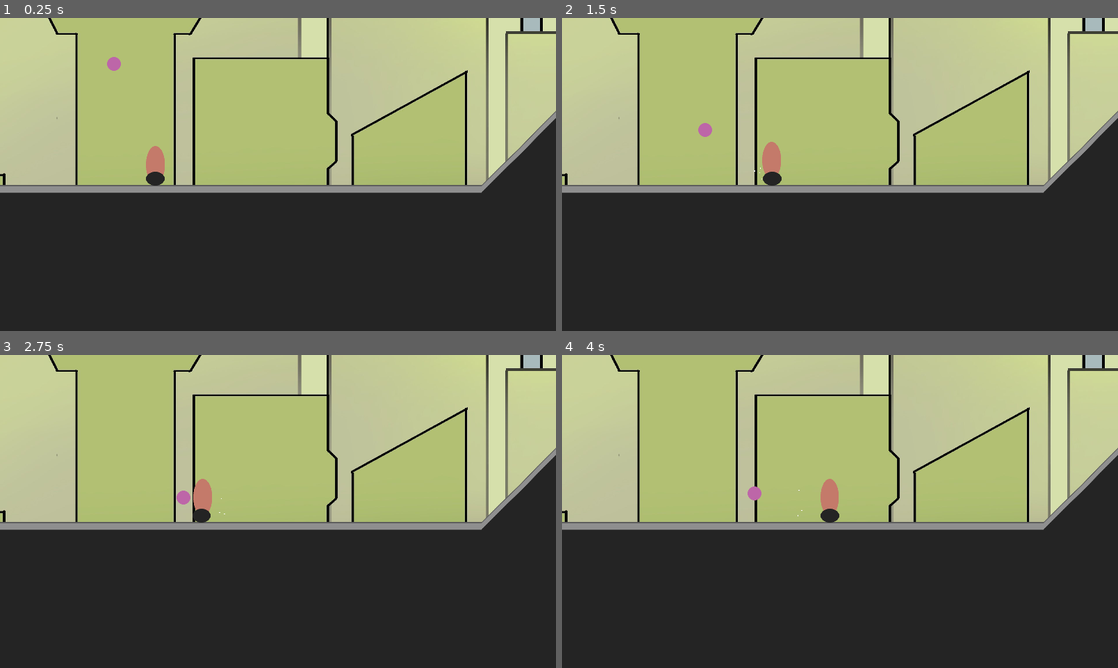
Above: before the commit, frames 1-4 (two rows, left to right).
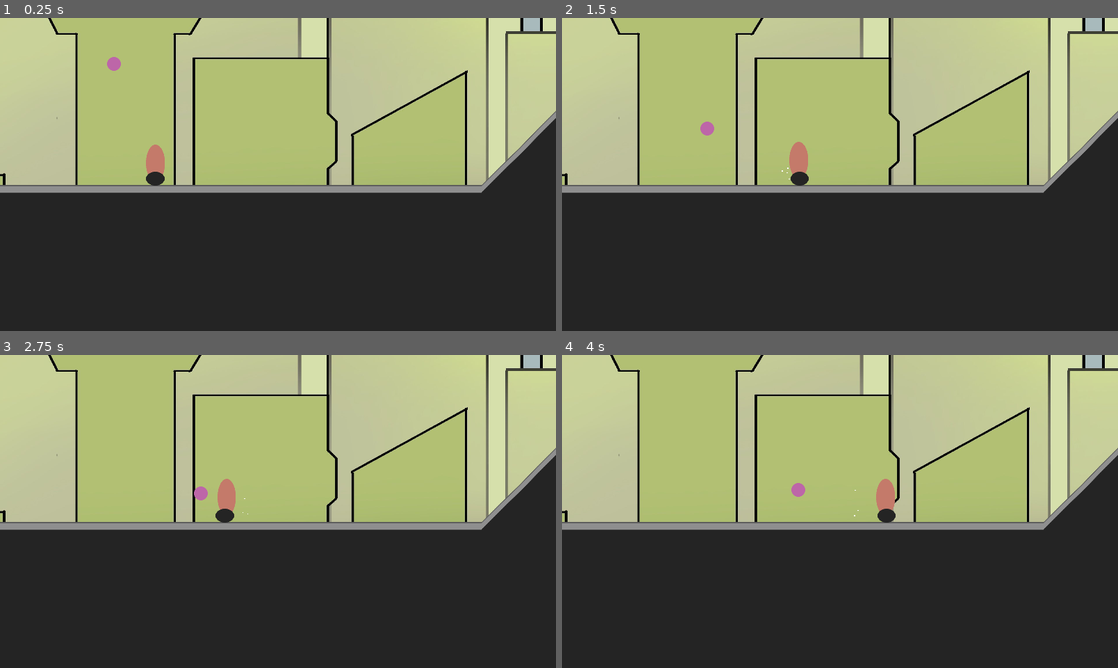
Above: after the commit, the same moments.

Repository: PhoenixEdward/buddy-up-team-23
Game: Godot game, scene res://scene/level/Test.tscn
The game is run twice, just before and just after one commit, with the same random seed, the same clock (stepped at 60 frames per second) and the same inputs.
Inputs:
- Up to frame 1 (0.25 s): no input
- Up to frame 2 (1.5 s): tap Enter (ui_accept) at 0.5, 0.77 s; hold Right (ui_right) from 0.53 s (still down)
- Up to frame 3 (2.75 s): tap Enter (ui_accept) at 1.52 s; release Right (ui_right) at 2.03 s; hold Left (ui_left) from 2.03 s (still down)
- Up to frame 4 (4 s): release Left (ui_left) at 2.78 s; hold Right (ui_right) from 2.78 s (still down); tap Enter (ui_accept) at 3.02, 3.77 s

The runs differ from the first frame. In frame 1, less than 0.1% of the frame differs, in the area x 26-30%, y 40-51%; in frame 2, 0.8%; in frame 3, 0.9%; in frame 4, 1.0%, in the area x 33-60%, y 39-54%.

Commit message:
basic collection system

Diff:
--- /dev/null
+++ b/asset/dialogue/first_key.tres
@@ -0,0 +1,10 @@
+[gd_resource type="Resource" load_steps=2 format=2]
+
+[ext_resource path="res://script/ui/dialogue_box/dialogue_path.gd" type="Script" id=1]
+
+[resource]
+script = ExtResource( 1 )
+is_choice = false
+speakers = [ 1, 0 ]
+speech = [ "Ohhhh a key", "Don't spend it all in one place" ]
+next_paths = [  ]
--- a/project.godot
+++ b/project.godot
@@ -18,6 +18,11 @@
 "class": "Character",
 "language": "GDScript",
 "path": "res://script/character/character.gd"
+}, {
+"base": "AnimationArea",
+"class": "Collectable",
+"language": "GDScript",
+"path": "res://scene/level/collectable.gd"
 }, {
 "base": "Character",
 "class": "Companion",
@@ -62,6 +67,7 @@
 _global_script_class_icons={
 "AnimationArea": "",
 "Character": "",
+"Collectable": "",
 "Companion": "",
 "DialogueBox": "",
 "DialoguePath": "",
@@ -83,6 +89,7 @@
 
 DialogueManager="*res://script/autoload/dialogue_manager.gd"
 GameState="*res://script/autoload/game_state.gd"
+EventManager="*res://script/autoload/event_manager.gd"
 
 [display]
 
--- a/scene/character/player/Player.tscn
+++ b/scene/character/player/Player.tscn
@@ -16,6 +16,7 @@
 
 [node name="Player" type="Node2D" groups=["player"]]
 script = ExtResource( 1 )
+_speed = 300.0
 
 [node name="DialogueLayer" type="CanvasLayer" parent="."]
 
--- /dev/null
+++ b/scene/collectable/Collectable.tscn
@@ -0,0 +1,17 @@
+[gd_scene load_steps=4 format=2]
+
+[ext_resource path="res://scene/level/collectable.gd" type="Script" id=1]
+[ext_resource path="res://asset/visual/sprite/collectable/collectable.png" type="Texture" id=2]
+
+[sub_resource type="CapsuleShape2D" id=1]
+radius = 13.0
+height = 30.0
+
+[node name="Collectable" type="Area2D"]
+script = ExtResource( 1 )
+
+[node name="Sprite" type="Sprite" parent="."]
+texture = ExtResource( 2 )
+
+[node name="CollisionShape2D" type="CollisionShape2D" parent="."]
+shape = SubResource( 1 )
--- a/scene/level/Test.tscn
+++ b/scene/level/Test.tscn
@@ -1,24 +1,53 @@
-[gd_scene load_steps=5 format=2]
+[gd_scene load_steps=8 format=2]
 
 [ext_resource path="res://scene/level/Level.tscn" type="PackedScene" id=1]
 [ext_resource path="res://script/animation/animation_area.gd" type="Script" id=2]
 [ext_resource path="res://asset/dialogue/test_dialogue.tres" type="Resource" id=3]
+[ext_resource path="res://scene/collectable/Collectable.tscn" type="PackedScene" id=4]
+[ext_resource path="res://asset/dialogue/first_key.tres" type="Resource" id=5]
+
+[sub_resource type="Animation" id=2]
+resource_name = "Key1"
+length = 0.01
+tracks/0/type = "method"
+tracks/0/path = NodePath("..")
+tracks/0/interp = 1
+tracks/0/loop_wrap = true
+tracks/0/imported = false
+tracks/0/enabled = true
+tracks/0/keys = {
+"times": PoolRealArray( 0 ),
+"transitions": PoolRealArray( 1 ),
+"values": [ {
+"args": [ 1 ],
+"method": "play_dialogue"
+} ]
+}
 
 [sub_resource type="RectangleShape2D" id=1]
 extents = Vector2( 81, 99.5 )
 
 [node name="Level" instance=ExtResource( 1 )]
-dialogue_paths = [ ExtResource( 3 ) ]
+dialogue_paths = [ ExtResource( 3 ), ExtResource( 5 ) ]
 
 [node name="TileMap" parent="." index="1"]
 tile_data = PoolIntArray( 327709, 0, 65537, 327710, 0, 2, 327711, 0, 2, 327712, 0, 2, 327713, 0, 2, 327714, 0, 2, 32771 …(16087 unchanged characters)…
 
-[node name="Area2D2" type="Area2D" parent="." index="6"]
+[node name="AnimationPlayer" parent="." index="2"]
+anims/Key1 = SubResource( 2 )
+
+[node name="AnimationArea" type="Area2D" parent="." index="6"]
 position = Vector2( 1555, 463 )
 script = ExtResource( 2 )
 animation_name = "Pan1"
 animation_player_path = NodePath("../AnimationPlayer")
+make_thin = true
 
-[node name="CollisionShape2D" type="CollisionShape2D" parent="Area2D2" index="0"]
+[node name="CollisionShape2D" type="CollisionShape2D" parent="AnimationArea" index="0"]
 position = Vector2( 0, 25.5 )
 shape = SubResource( 1 )
+
+[node name="Collectable" parent="." index="7" instance=ExtResource( 4 )]
+position = Vector2( 2427, 287 )
+animation_name = "Key1"
+animation_player_path = NodePath("../AnimationPlayer")
--- /dev/null
+++ b/scene/level/collectable.gd
@@ -0,0 +1,9 @@
+class_name Collectable
+extends AnimationArea
+
+
+func _on_body_entered(body : Node) -> void:
+	if animation_name != "":
+		._on_body_entered(body)
+	EventManager.emit_signal("item_collected")
+	queue_free()
--- a/script/animation/animation_area.gd
+++ b/script/animation/animation_area.gd
@@ -14,7 +14,9 @@
 	connect("body_entered", self, "_on_body_entered")
 	connect('body_exited', self, "_on_body_exited")
 	_animation_player = get_node(animation_player_path)
-	$CollisionShape2D.shape.extents.x = 0
+	if make_thin and $CollisionShape2D.shape is RectangleShape2D:
+		$CollisionShape2D.shape.extents.x = 0
+
 
 func _on_body_entered(body : Node) -> void:
 	if body is Wheels:
--- a/script/autoload/dialogue_manager.gd
+++ b/script/autoload/dialogue_manager.gd
@@ -18,6 +18,9 @@
 #
 
 func play_dialogue(dialogue_message : DialoguePath, callback : FuncRef = null, interactable_db : DialogueBox = null) -> void:
+	if _active:
+		_exit()
+
 	GameState.state = GameState.State.IN_DIALOGUE
 
 	if interactable_db:
@@ -29,7 +32,6 @@
 	_dialogue_msg = dialogue_message
 
 	if not _active:
-#		get_tree().paused = true
 		_active = true
 
 	_push_dialogue_to_box(_line_idx)
@@ -43,7 +45,6 @@
 	_dialogue_msg = null
 	_line_idx = 0
 	_active_speaker_box = null
-	get_tree().paused = false
 	_active = false
 	_current_choice = 0
 	if _callback != null:
--- /dev/null
+++ b/script/autoload/event_manager.gd
@@ -0,0 +1,4 @@
+#EventManager Singleton
+extends Node
+
+signal item_collected()
--- a/script/ui/dialogue_box/dialogue_box.gd
+++ b/script/ui/dialogue_box/dialogue_box.gd
@@ -75,6 +75,7 @@
 func speak(speech : String, face_right : bool,
 left_choice := false, right_choice := false) -> void:
 	rect_size = rect_min_size
+	sleeping = false
 	_right_choice.visible = right_choice
 	_left_choice.visible = left_choice
 	_dialogue.autowrap = false
Binary file added: asset/visual/sprite/collectable/collectable.png
Not shown, added: asset/visual/sprite/collectable/collectable.png.import
